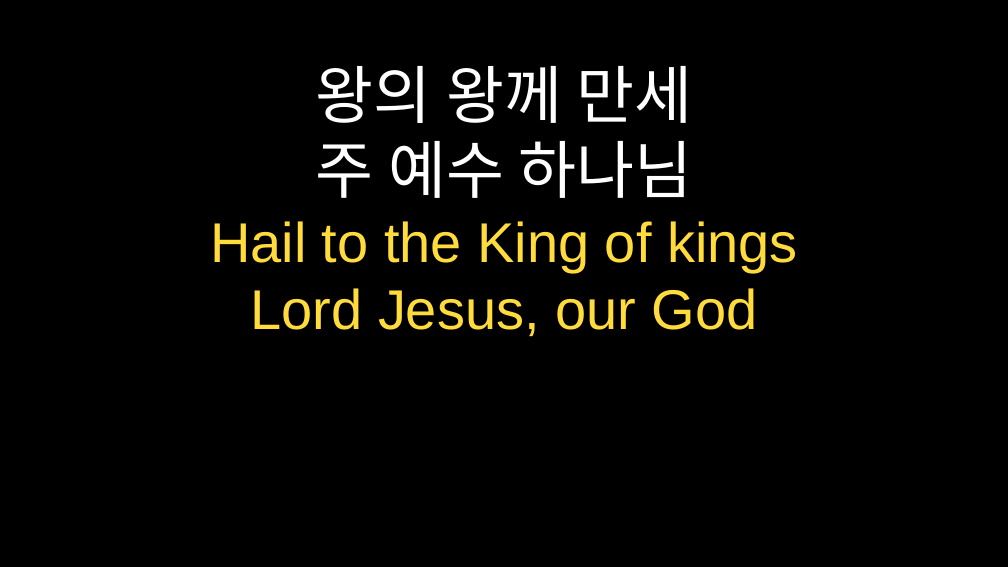
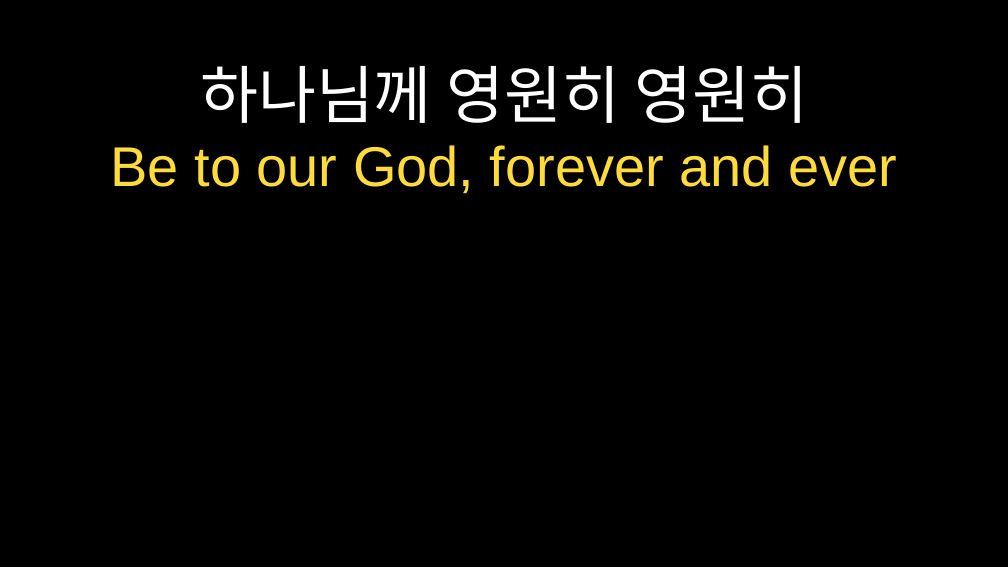
Before and after one commit to goldenbit1999/praisePPT, a slide deck: slide 34 of praisePPT/weekly_praise.pptx (slide 33 before the commit). Drawn at 1008x567 pixels with LibreOffice and Linux fonts; fonts in the diff are those of the drawing. Boxes give left, top, right and bottom in pixels: in the first picture for what was removed or moved away, otherwise in the second. Text is boxed around its words. In the diff, an @@ line names an element or a change of style, - is before the commit and + after.

```diff
--- a/praisePPT/weekly_praise.pptx
+++ b/praisePPT/weekly_praise.pptx
@@ text at (111,66,897,194): text changed @@
-왕의 왕께 만세
-주 예수 하나님
-Hail to the King of kings
-Lord Jesus, our God
+하나님께 영원히 영원히
+Be to our God, forever and ever
```
Also in this commit, not shown: 13 other slides changed, 12 slides added, 10 slides removed, 10 other files.
